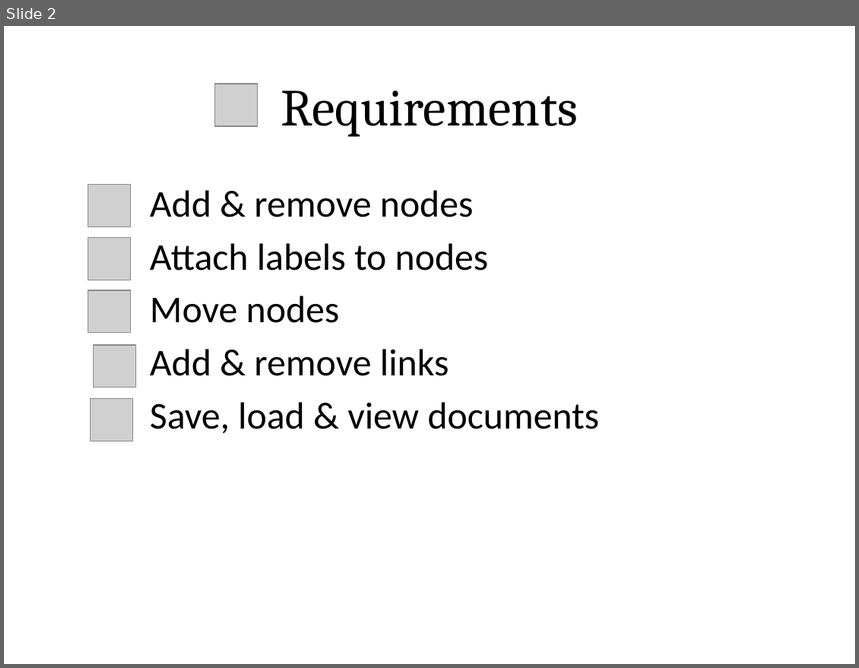
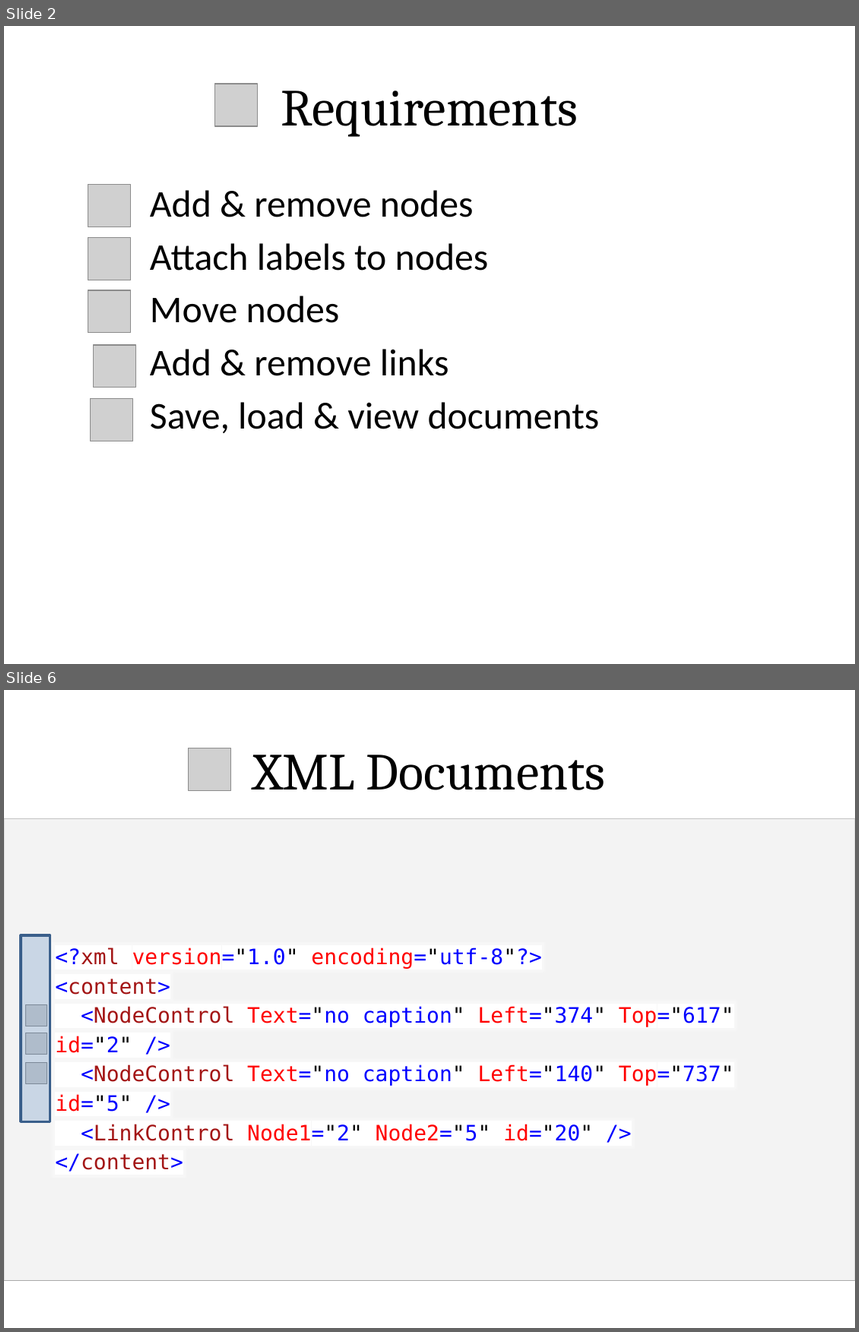
Before and after one commit to hinst/Coursework_2, a slide deck: Documentation/coursetion.pptx. Shown one above the other, each under a label of ours: slide 2 before the commit, slides 2 and 6 after it; the slides between them are not shown. The pictures are 859x668 and 859x1332 pixels, drawn with LibreOffice and Linux fonts; fonts in the diff are those of the drawing; grey boxes stand for pictures. Boxes give left, top, right and bottom in pixels: in the first picture for what was removed or moved away, otherwise in the second. Text is boxed around its words. In the diff, an @@ line names an element or a change of style, - is before the commit and + after.

```diff
--- a/Documentation/coursetion.pptx
+++ b/Documentation/coursetion.pptx
@@ slide 6 added at (4, 690, 855, 1328), background #FFFFFF @@
@@ picture added at (189, 748, 231, 790) @@
@@ title added at (253, 755, 606, 790), 44 pt, text #000000 @@
+XML Documents
@@ picture added at (4, 818, 855, 1281) @@
@@ rectangle added at (4, 818, 855, 1281), fill #FFFFFF at 75% opacity @@
@@ rectangle added at (21, 935, 51, 1122), fill #4F81BD at 25% opacity, outline #3A5F8C 2 pt @@
@@ text added at (55, 948, 734, 1172), 18 pt, text #0000FF @@
+<?xml version="1.0" encoding="utf-8"?>
+<content>
+<NodeControl Text="no caption" Left="374" Top="617" id="2" />
+<NodeControl Text="no caption" Left="140" Top="737" id="5" />
+<LinkControl Node1="2" Node2="5" id="20" />
+</content>
@@ picture added at (25, 1005, 47, 1026) @@
@@ picture added at (25, 1033, 47, 1054) @@
@@ picture added at (25, 1063, 47, 1084) @@
```
Also in this commit, not shown: 1 slide changed, 6 other slides added, 1 slide removed, 1 other file.
